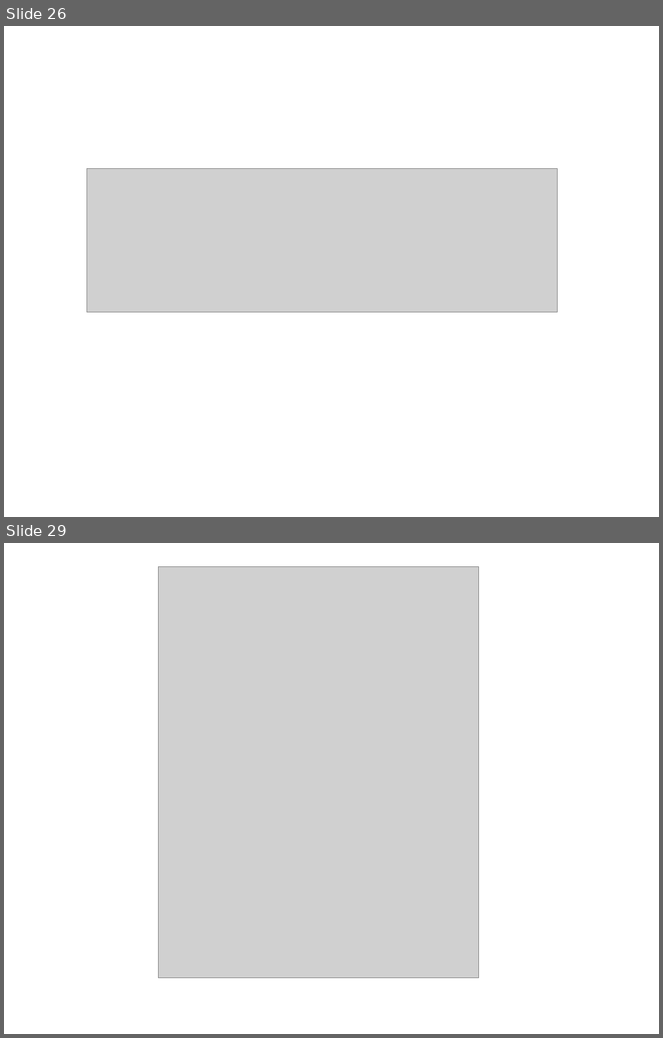
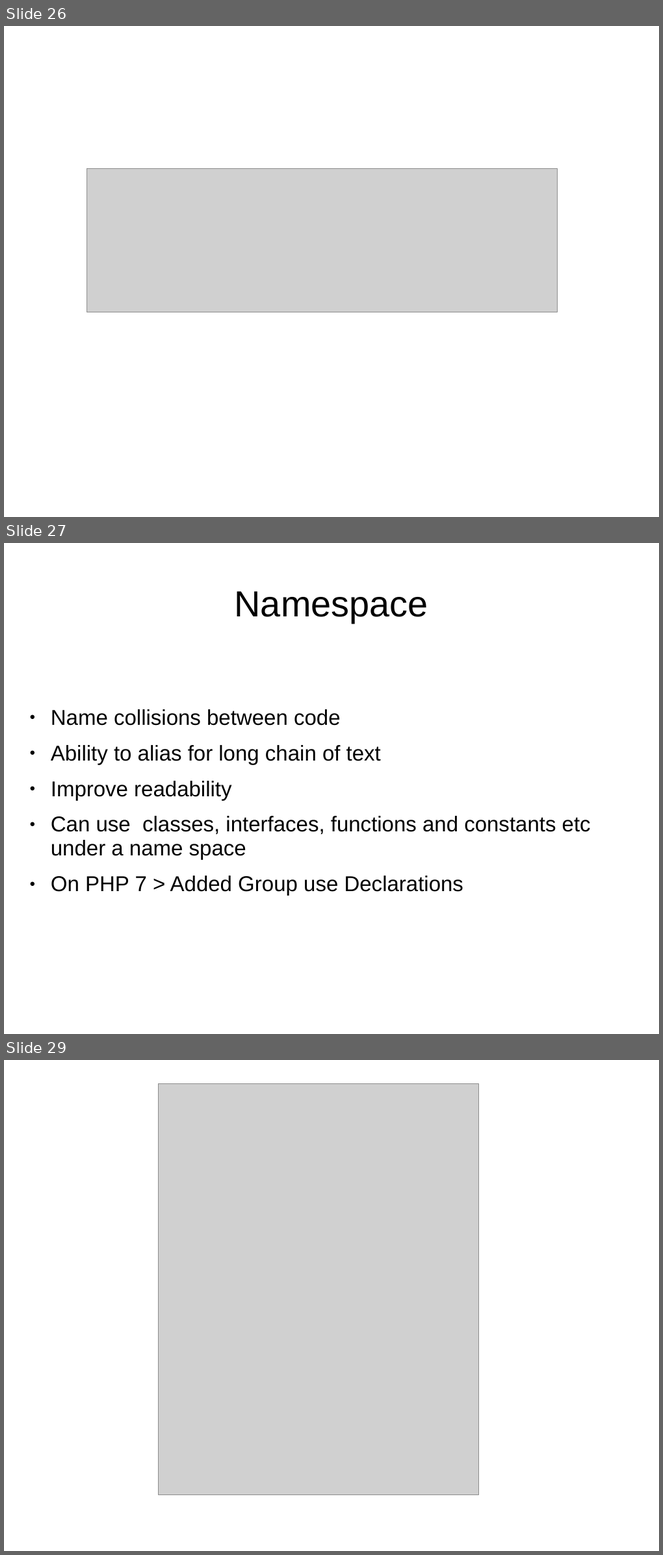
Before and after one commit to ziyed/php-oop, a slide deck: oop.ppt. Shown one above the other, each under a label of ours: slides 26 and 29 before the commit, slides 26, 27 and 29 after it; the slides between them are not shown. The pictures are 663x1038 and 663x1555 pixels, drawn with LibreOffice and Linux fonts; fonts in the diff are those of the drawing; grey boxes stand for pictures. Boxes give left, top, right and bottom in pixels: in the first picture for what was removed or moved away, otherwise in the second. Text is boxed around its words. In the diff, an @@ line names an element or a change of style, - is before the commit and + after.

Commit message:
added namespace

```diff
--- a/oop.ppt
+++ b/oop.ppt
@@ slide 27 added at (4,543,659,1034), background #FFFFFF @@
@@ text added at (235,591,428,623), 44 pt, text #000000 @@
+Namespace
@@ text added at (51,709,591,896), 26 pt, text #000000 @@
+● Name collisions between code
+● Ability to alias for long chain of text
+● Improve readability
+● Can use classes, interfaces, functions and constants etc under a name space
+● On PHP 7 > Added Group use Declarations
```
Also in this commit, not shown: 1 slide changed, 1 slide removed, 3 other files.
